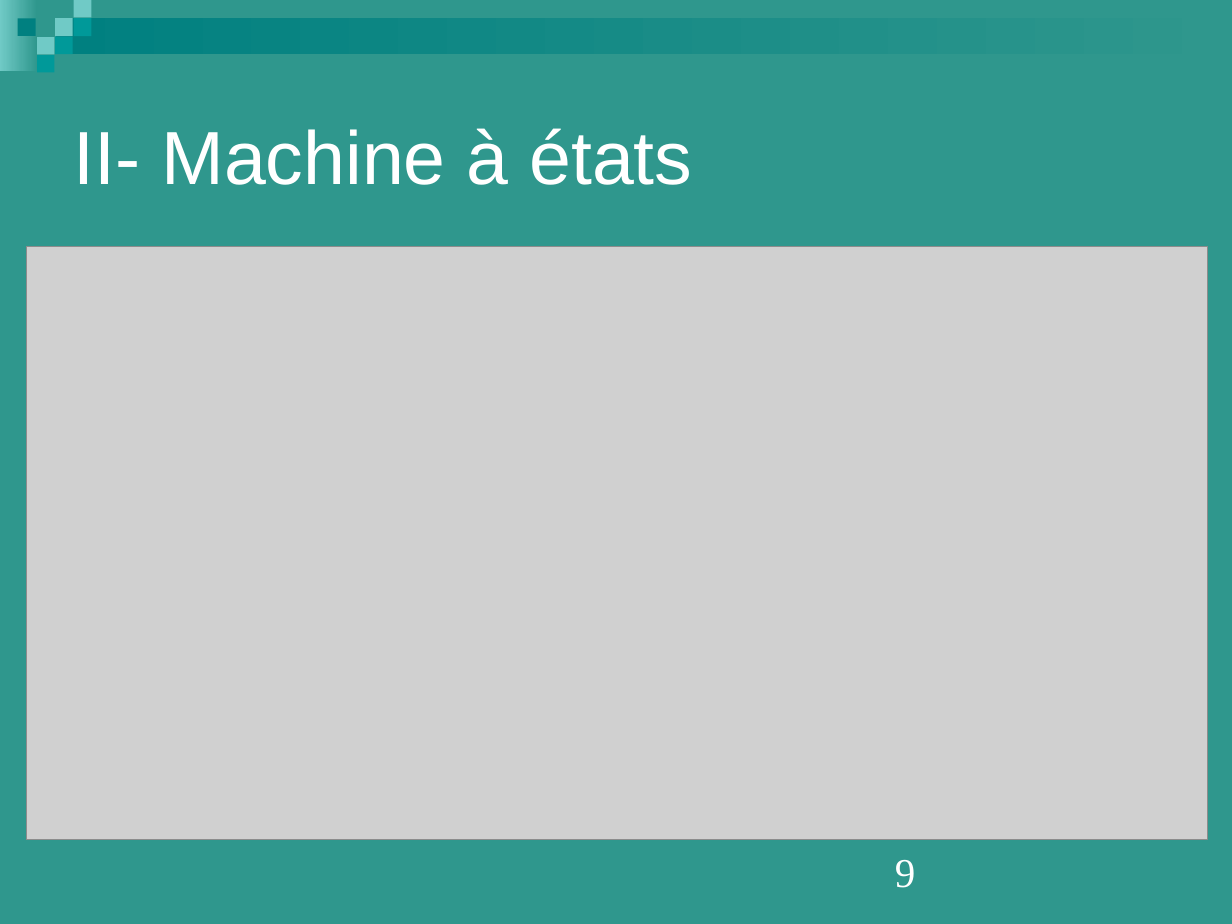
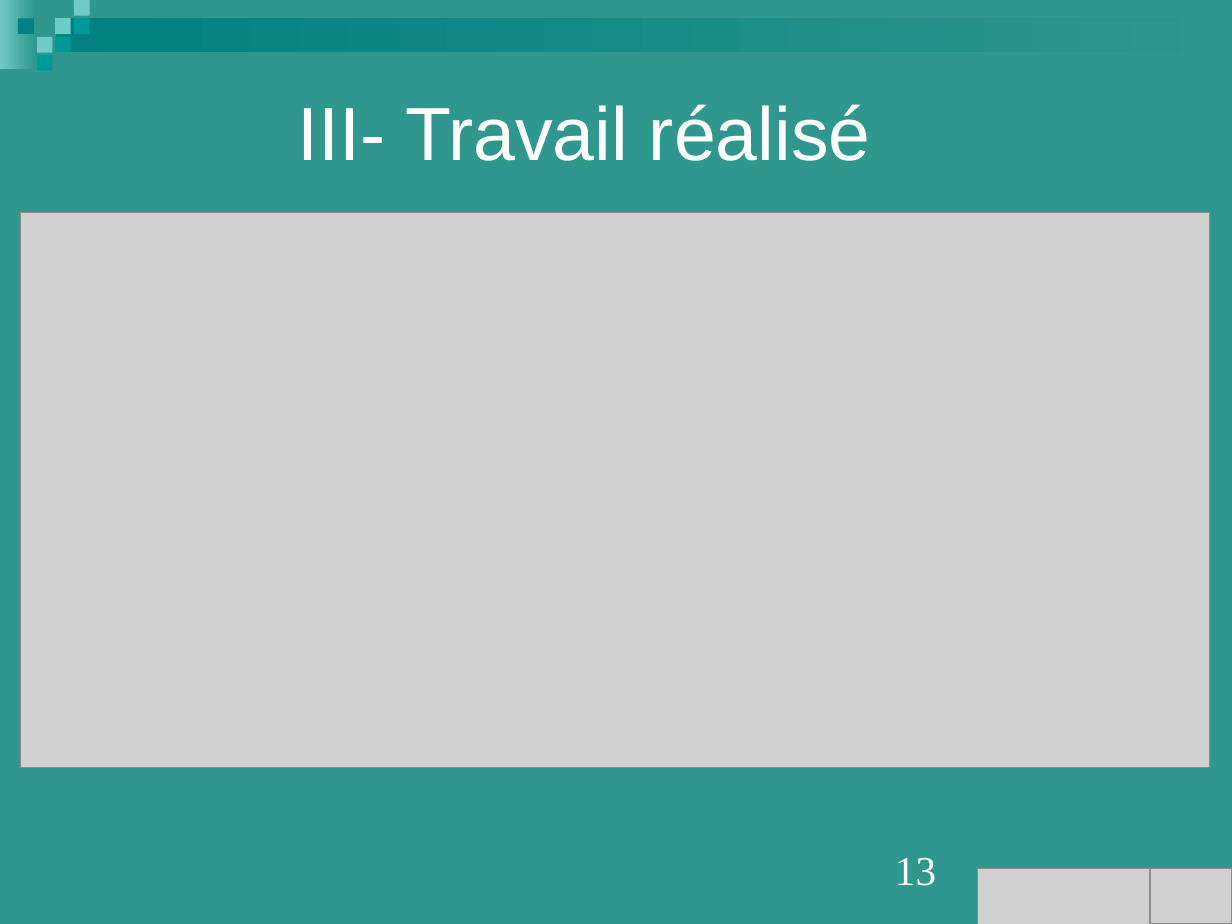
Before and after one commit to Projet-M2-TurtleBot-UPS/TurtleBot-doc, a slide deck: slide 13 of Livrables_2017-2018/Présentation.ppt (slide 9 before the commit). Drawn at 1232x924 pixels with LibreOffice and Linux fonts; fonts in the diff are those of the drawing; grey boxes stand for pictures. Boxes give left, top, right and bottom in pixels: in the first picture for what was removed or moved away, otherwise in the second. Text is boxed around its words. In the diff, an @@ line names an element or a change of style, - is before the commit and + after.

```diff
--- a/Livrables_2017-2018/Présentation.ppt
+++ b/Livrables_2017-2018/Présentation.ppt
@@ text added at <box>298,104,871,161</box>, 44 pt, text #FFFFFF @@
+III- Travail réalisé
@@ title removed at <box>74,128,692,185</box> @@
-II- Machine à états
@@ picture: place and size @@
-picture at <box>27,246,1209,839</box>
+picture at <box>21,213,1210,769</box>
@@ page number at <box>895,858,936,886</box>: text changed @@
-9
+13
@@ picture added at <box>977,869,1149,924</box> @@
@@ picture: place and size @@
-picture at <box>27,246,1196,839</box>
+picture at <box>1149,869,1232,924</box>
```
Also in this commit, not shown: 5 other slides changed, 11 slides added, 9 slides removed, 1 other file.
